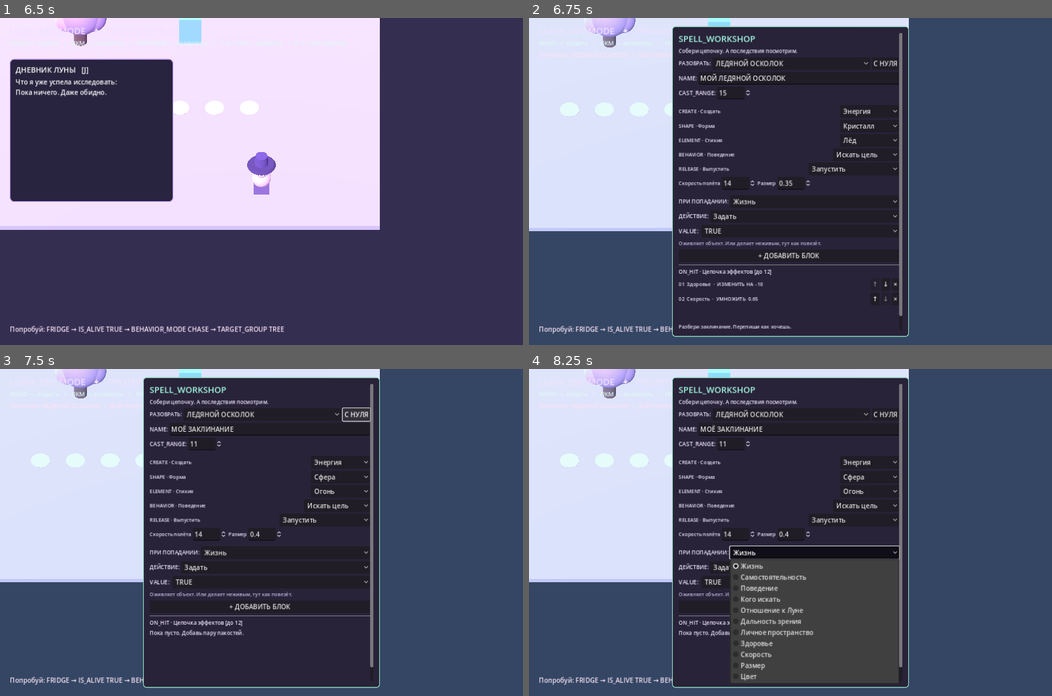
Above: before the commit, frames 1-4 (two rows, left to right).
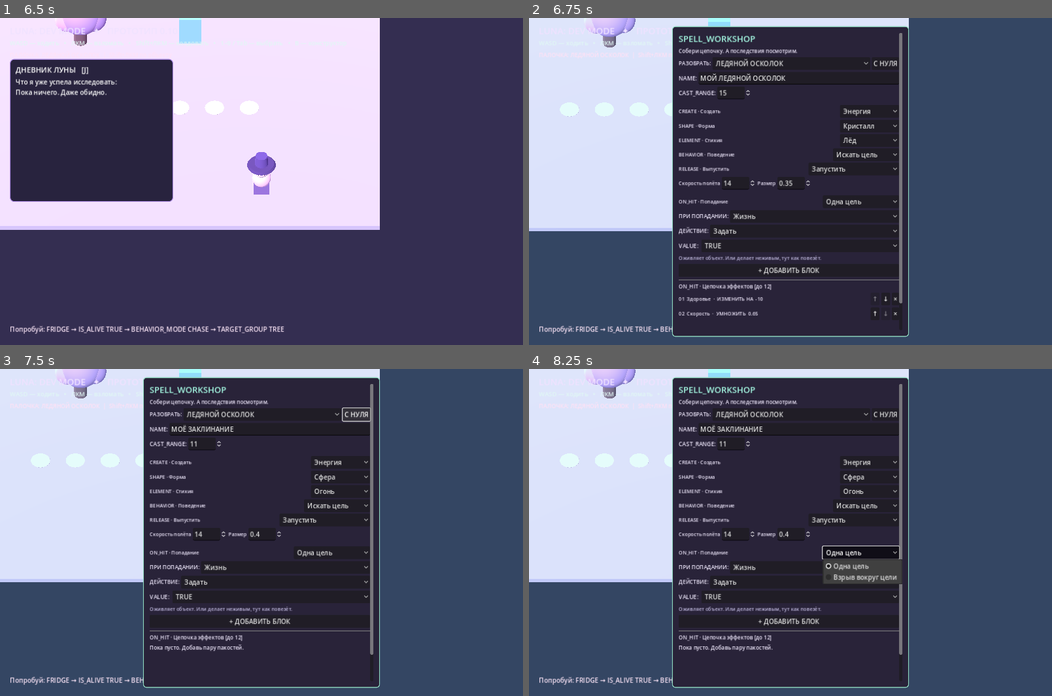
Above: after the commit, the same moments.

Repository: 0ri-space-cat/luna-dev-mode
Game: Godot game, scene res://scenes/main.tscn
The game is run twice, just before and just after one commit, with the same random seed, the same clock (stepped at 60 frames per second) and the same inputs.
Inputs (mouse positions are in pixels of both pictures, inside the frame that each line leads up to):
- Up to frame 1 (6.5 s): tap Enter at 0.5, 3.5 s; move the mouse to (376, 165) at 0.52 s; hold D (move_right) 0.53-1.25 s; tap 1 at 0.6 s; click (376, 165) at 0.67 s; drag from (156, 197) to (235, 246) at 1.27 s; tap Space at 2, 5 s; move the mouse to (313, 109) at 2.02 s; hold D (move_right) 2.03-2.75 s; tap Tab at 2.1 s; drag from (235, 246) to (104, 132) at 2.77 s; move the mouse to (418, 230) at 3.52 s; hold A (move_left) 3.53-4.25 s; tap J at 3.6 s; drag from (104, 132) to (183, 99) at 4.27 s; move the mouse to (287, 181) at 5.02 s; hold S (move_backward) 5.03-5.75 s; tap 9 at 5.1 s; click (287, 181) at 5.17 s; drag from (183, 99) to (156, 197) at 5.77 s
- Up to frame 2 (6.75 s): tap Enter at 6.5 s; move the mouse to (905, 165) at 6.52 s; hold W (move_forward) from 6.53 s (still down); tap B at 6.6 s
- Up to frame 3 (7.5 s): release W (move_forward) at 7.25 s; click "С НУЛЯ" at 7.25 s
- Up to frame 4 (8.25 s): click (858, 552) at 8 s, where only the run after the commit has a clickable "Одна цель"

Frame 1 is identical in both runs. In frame 2, 2.3% of the frame differs, in the area x 28-72%, y 55-96%; in frame 3, 2.1%; in frame 4, 13%, in the area x 28-72%, y 54-96%.

Commit message:
feat: casual ON_HIT single-target or explosion options in spell workshop

Diff:
--- a/scripts/spell_workshop.gd
+++ b/scripts/spell_workshop.gd
@@ -20,6 +20,9 @@
 var essence_choice: OptionButton
 var behavior_choice: OptionButton
 var release_choice: OptionButton
+var impact_choice: OptionButton
+var impact_radius_row: HBoxContainer
+var impact_radius_control: SpinBox
 var speed_control: SpinBox
 var size_control: SpinBox
 
@@ -136,6 +139,23 @@
 	manifestation_settings.visible = false
 
 	layout.add_child(HSeparator.new())
+	impact_choice = _choice_row(
+		layout, "ON_HIT · Попадание", [
+			{"id": "DIRECT", "name": "Одна цель"},
+			{"id": "BURST", "name": "Взрыв вокруг цели"}
+		]
+	)
+	impact_choice.item_selected.connect(_on_impact_changed)
+	impact_radius_row = HBoxContainer.new()
+	layout.add_child(impact_radius_row)
+	_label(impact_radius_row, "Радиус взрыва", 12)
+	impact_radius_control = SpinBox.new()
+	impact_radius_control.min_value = 0.5
+	impact_radius_control.max_value = 6.0
+	impact_radius_control.step = 0.5
+	impact_radius_control.value = 2.5
+	impact_radius_row.add_child(impact_radius_control)
+	impact_radius_row.visible = false
 	var field_row := HBoxContainer.new()
 	layout.add_child(field_row)
 	_label(field_row, "ПРИ ПОПАДАНИИ:", 13)
@@ -225,6 +245,11 @@
 		_select_choice(release_choice, str(manifest["release"]))
 		speed_control.value = float(manifest["speed"])
 		size_control.value = float(manifest["size"])
+	var impact: Dictionary = definition.get("impact", {})
+	_select_choice(impact_choice, str(impact.get("mode", "DIRECT")))
+	_on_impact_changed(impact_choice.selected)
+	if impact.has("radius"):
+		impact_radius_control.value = float(impact["radius"])
 	var location: int = source_ids.find(spell_id)
 	if location >= 0:
 		source_choice.select(location)
@@ -259,6 +284,8 @@
 	speed_control.value = ArcaneGrammar.DEFAULT_SPEED
 	size_control.value = ArcaneGrammar.DEFAULT_SIZE
 	status_label.text = ""
+	_select_choice(impact_choice, "DIRECT")
+	_on_impact_changed(impact_choice.selected)
 	_refresh_blocks()
 
 
@@ -281,6 +308,16 @@
 		_choice_value(behavior_choice), _choice_value(release_choice),
 		speed_control.value, size_control.value
 	)
+
+
+func _on_impact_changed(_index: int) -> void:
+	impact_radius_row.visible = _choice_value(impact_choice) == "BURST"
+
+
+func _impact() -> Dictionary:
+	if _choice_value(impact_choice) == "BURST":
+		return {"mode": "BURST", "radius": impact_radius_control.value}
+	return {}
 
 
 func _choice_row(parent: Node, label: String, choices: Array) -> OptionButton:
@@ -498,7 +535,7 @@
 	if workshop == null:
 		return
 	var spell_id: String = workshop.create_recipe(
-		name_input.text, range_input.value, draft, _manifestation()
+		name_input.text, range_input.value, draft, _manifestation(), _impact()
 	)
 	if spell_id.is_empty():
 		status_label.text = workshop.last_error
